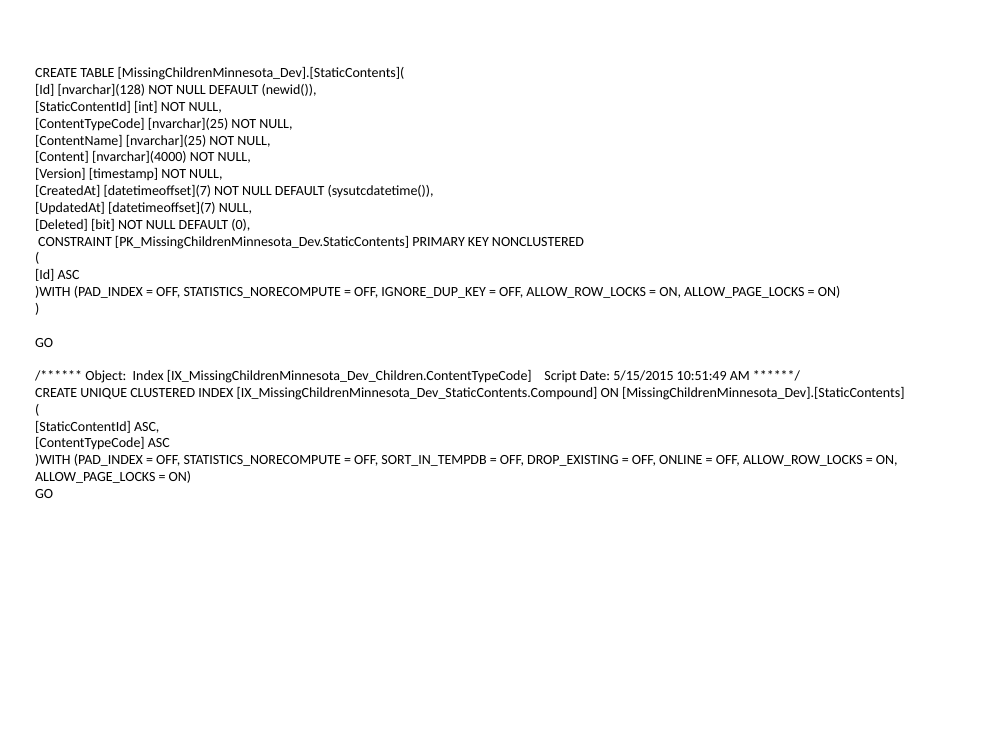
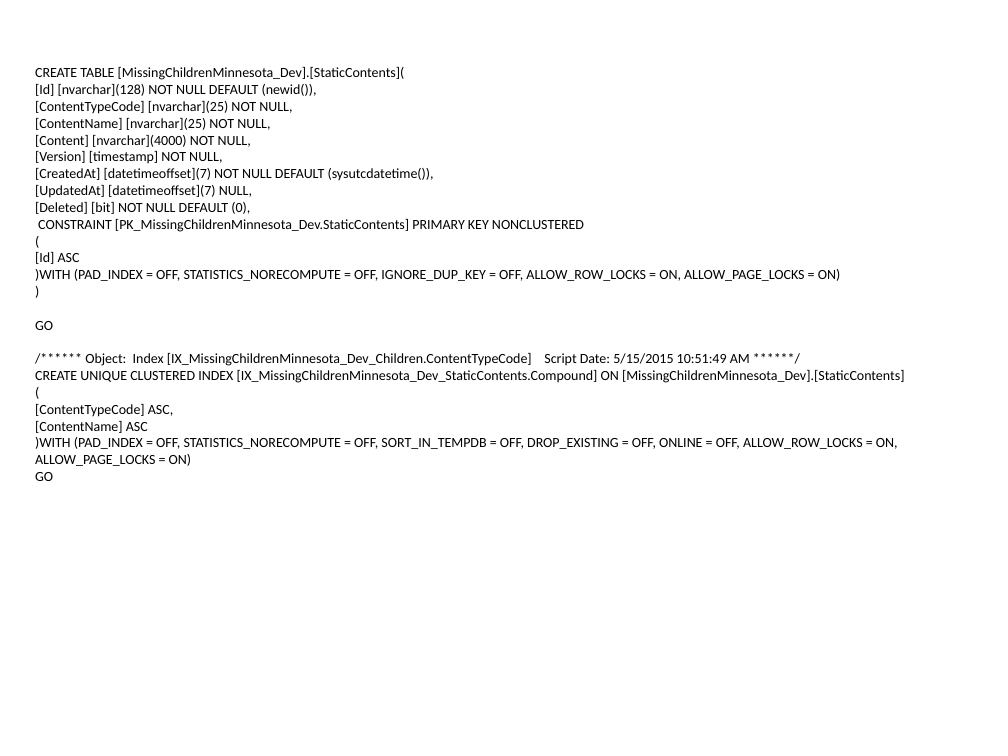
Before and after one commit to Magenic/MissingChildrenMinnesota, a slide deck: slide 15 of Docs/MCM Application Flow.pptx. Drawn at 1008x756 pixels with LibreOffice and Linux fonts; fonts in the diff are those of the drawing. Boxes give left, top, right and bottom in pixels: in the first picture for what was removed or moved away, otherwise in the second. Text is boxed around its words. In the diff, an @@ line names an element or a change of style, - is before the commit and + after.

Commit message:
updated powerpoint slide for StaticContent database table script

```diff
--- a/Docs/MCM Application Flow.pptx
+++ b/Docs/MCM Application Flow.pptx
@@ text at box(35, 101, 222, 113): paragraph removed @@
-[StaticContentId] [int] NOT NULL,
@@ text at box(35, 404, 173, 433): text changed @@
-[StaticContentId] ASC,
-[ContentTypeCode] ASC
+[ContentTypeCode] ASC,
+[ContentName] ASC
```
